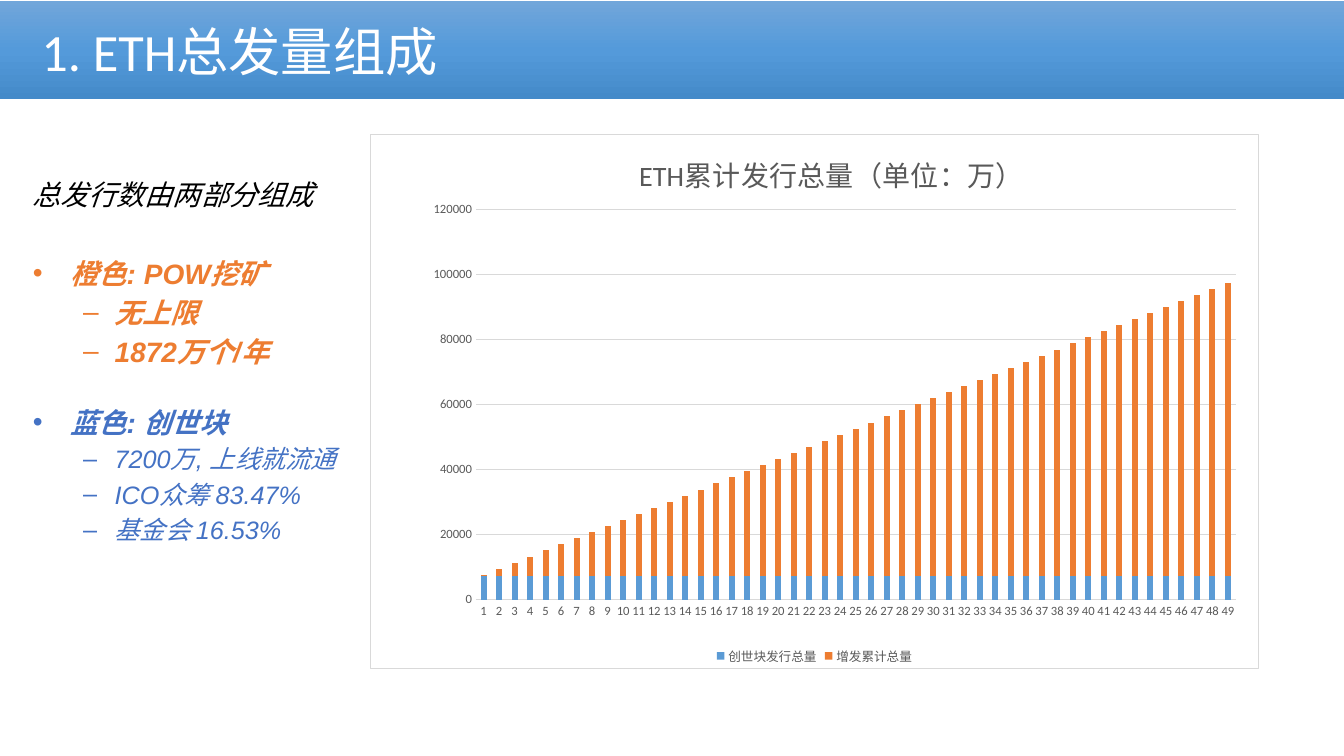
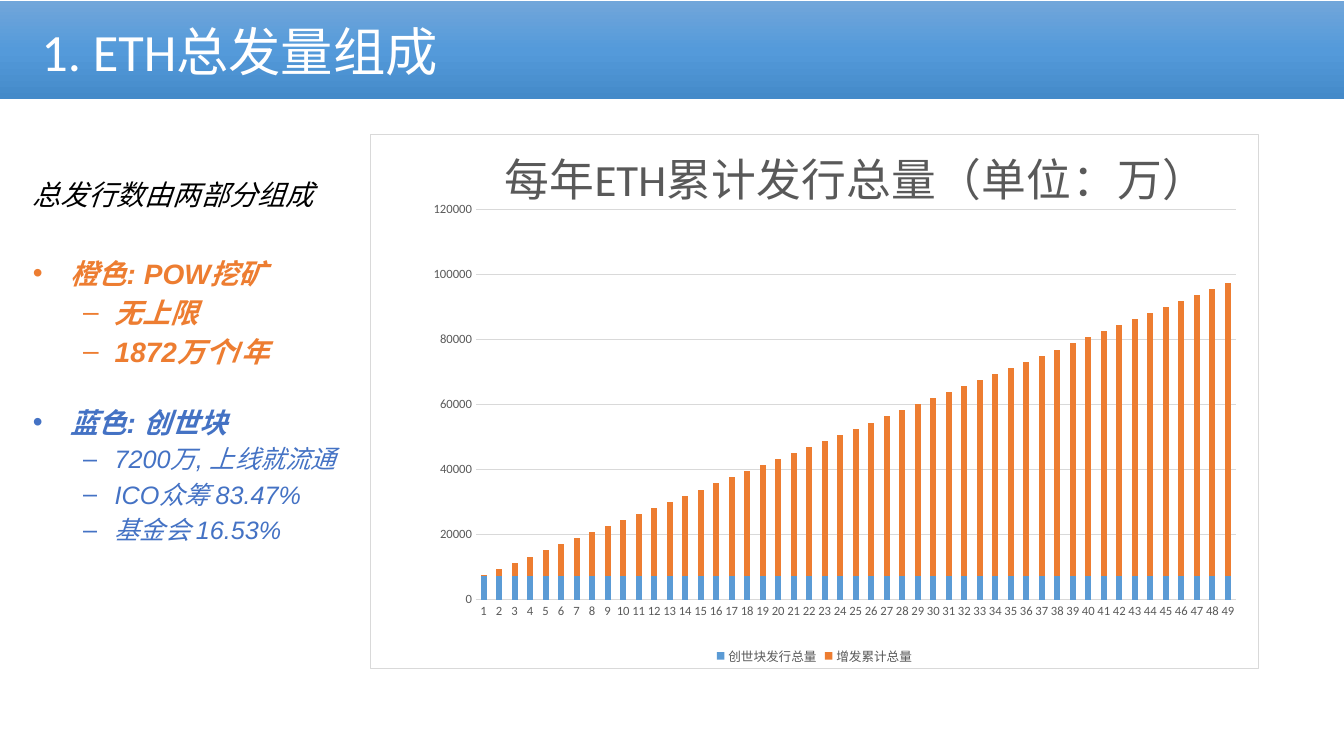
Before and after one commit to cmdpos/gaia, a slide deck: slide 3 of ppt/coins.pptx. Drawn at 1344x756 pixels with LibreOffice and Linux fonts; fonts in the diff are those of the drawing; background and template pictures are left out. Boxes give left, top, right and bottom in pixels: in the first picture for what was removed or moved away, otherwise in the second. Text is boxed around its words. In the diff, an @@ line names an element or a change of style, - is before the commit and + after.

```diff
--- a/ppt/coins.pptx
+++ b/ppt/coins.pptx
@@ column stacked chart at [370, 134, 1259, 669] @@
@@ title "ETH累计发行总量（单位：万）" to "每年ETH累计发行总量（单位：万）" @@
```
Also in this commit, not shown: 5 other slides changed, 1 other file.
